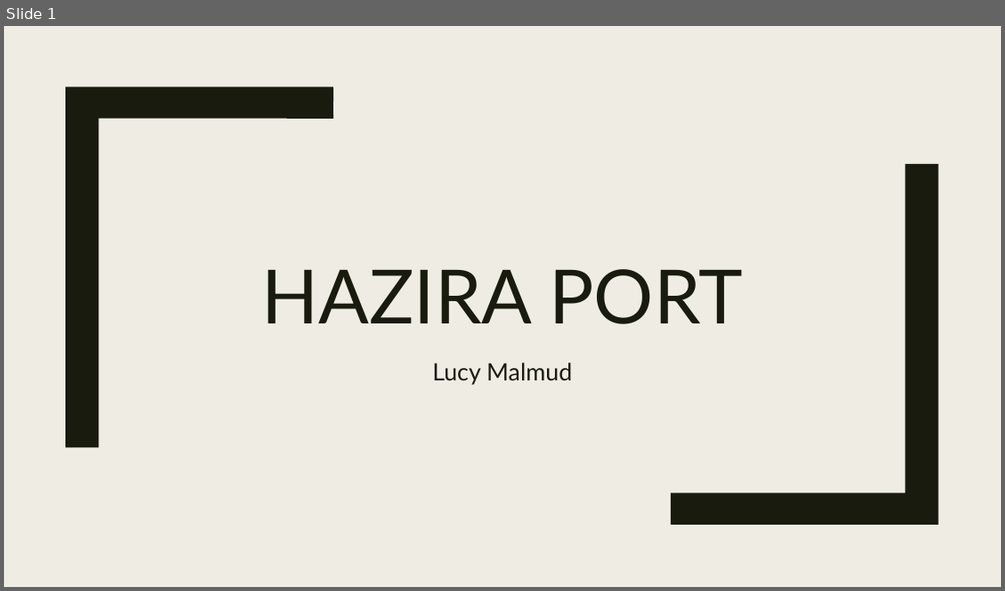
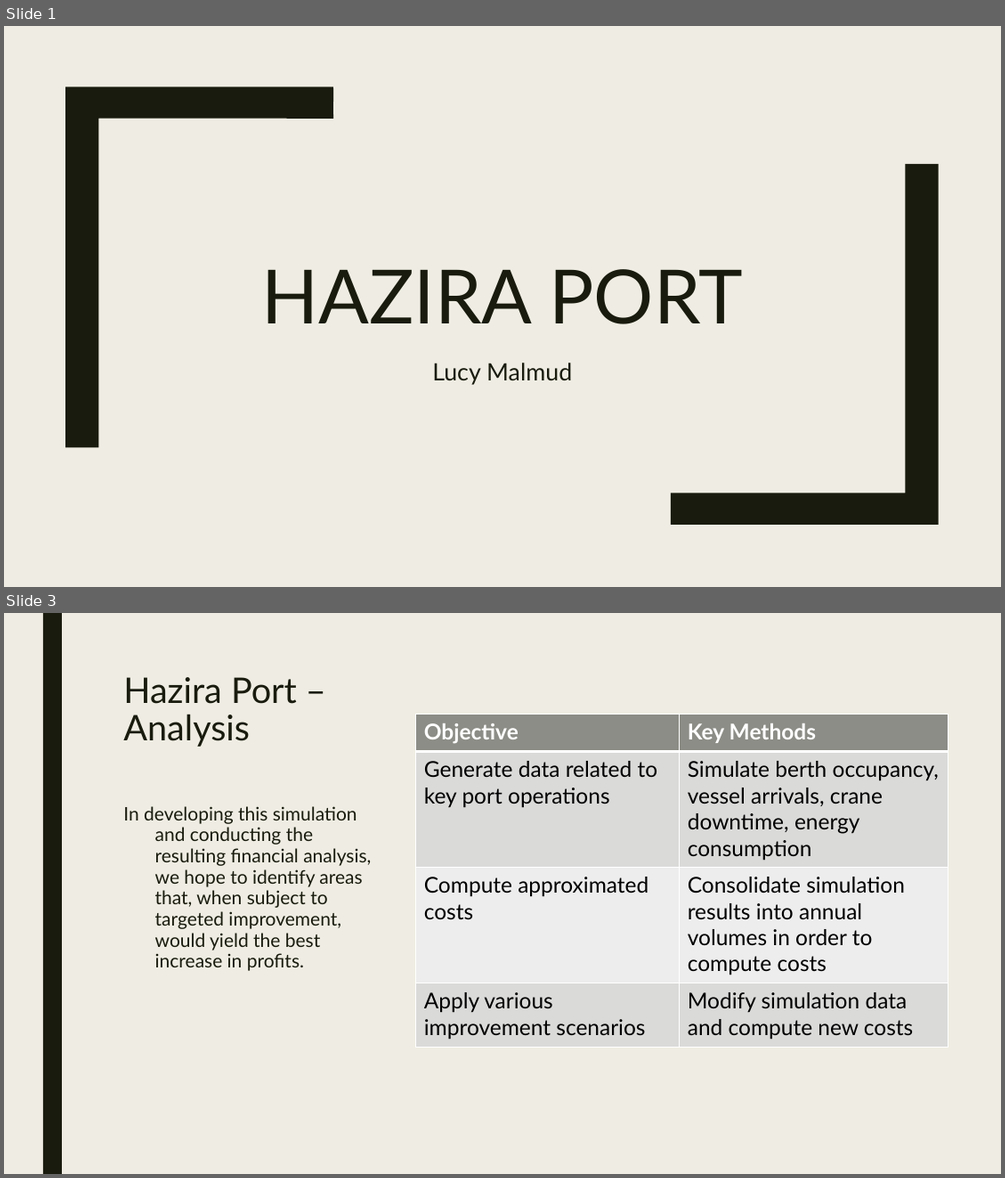
Before and after one commit to lmalmud/hazira-port, a slide deck: Presentation_Hazira.pptx. Shown one above the other, each under a label of ours: slide 1 before the commit, slides 1 and 3 after it; the slides between them are not shown. The pictures are 1005x591 and 1005x1178 pixels, drawn with LibreOffice and Linux fonts; fonts in the diff are those of the drawing. Boxes give left, top, right and bottom in pixels: in the first picture for what was removed or moved away, otherwise in the second. Text is boxed around its words. In the diff, an @@ line names an element or a change of style, - is before the commit and + after.

```diff
--- a/Presentation_Hazira.pptx
+++ b/Presentation_Hazira.pptx
@@ slide 3 added at (4,613,1001,1174), background #EFEDE3 @@
@@ rectangle added at (43,613,62,1174), fill #191B0E @@
@@ title added at (123,677,297,747), 34 pt, text #191B0E @@
+Hazira Port – Analysis
@@ table added at (415,714,947,1047), 4 rows, 2 columns @@
+Objective | Key Methods
+Generate data related to key port operations | Simulate berth occupancy, vessel arrivals, crane downtime, energy consumption
+Compute approximated costs | Consolidate simulation results into annual volumes in order to compute costs
+Apply various improvement scenarios | Modify simulation data and compute new costs
@@ text added at (123,806,371,971), 18 pt, text #191B0E @@
+In developing this simulation and conducting the resulting financial analysis, we hope to identify areas that, when subject to targeted improvement, would yield the best increase in profits.
```
Also in this commit, not shown: 1 slide changed, 8 other slides added, 1 other file.
